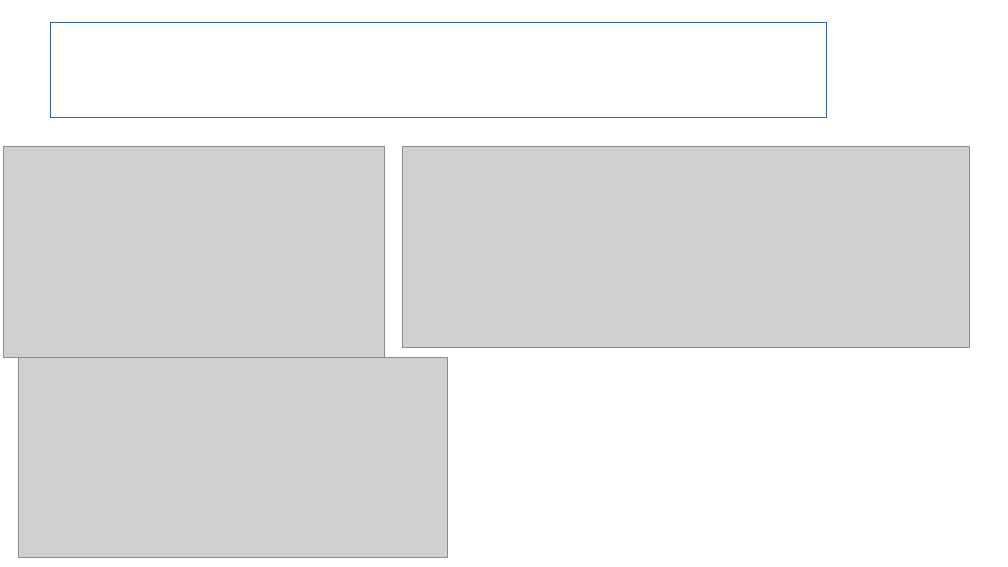
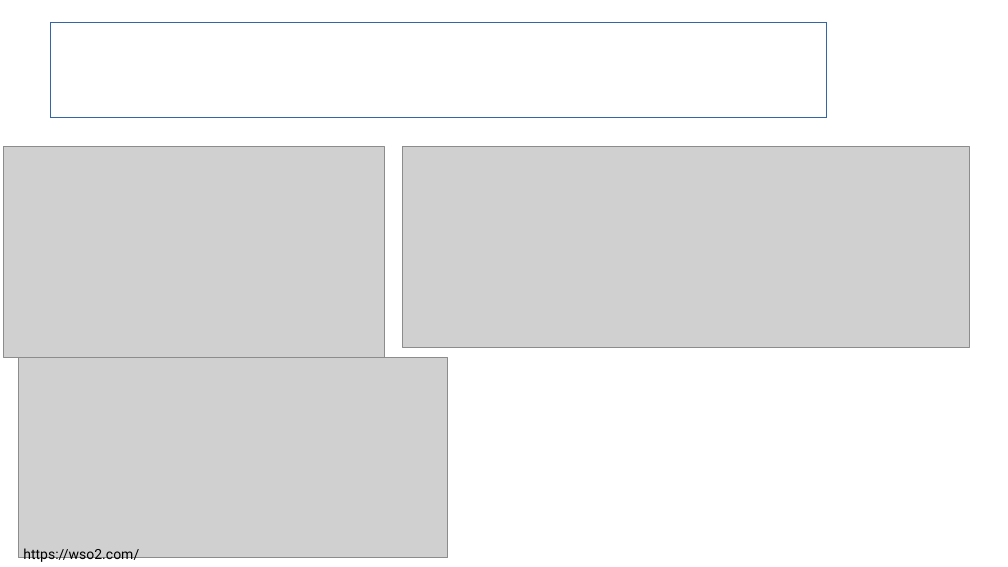
Before and after one commit to sergueik/uru_serverspec, a slide deck: slide 5 of Serverspec Integration in Cloud Provision.odp. Drawn at 1008x567 pixels with LibreOffice and Linux fonts; fonts in the diff are those of the drawing; grey boxes stand for pictures; background and template pictures are left out. Boxes give left, top, right and bottom in pixels: in the first picture for what was removed or moved away, otherwise in the second. Text is boxed around its words. In the diff, an @@ line names an element or a change of style, - is before the commit and + after.

```diff
--- a/Serverspec Integration in Cloud Provision.odp
+++ b/Serverspec Integration in Cloud Provision.odp
@@ text added at (23, 548, 139, 563), 11 pt, text #000000 @@
+https://wso2.com/
```
Also in this commit, not shown: 3 other slides changed, 2 slides added, 1 other file.
